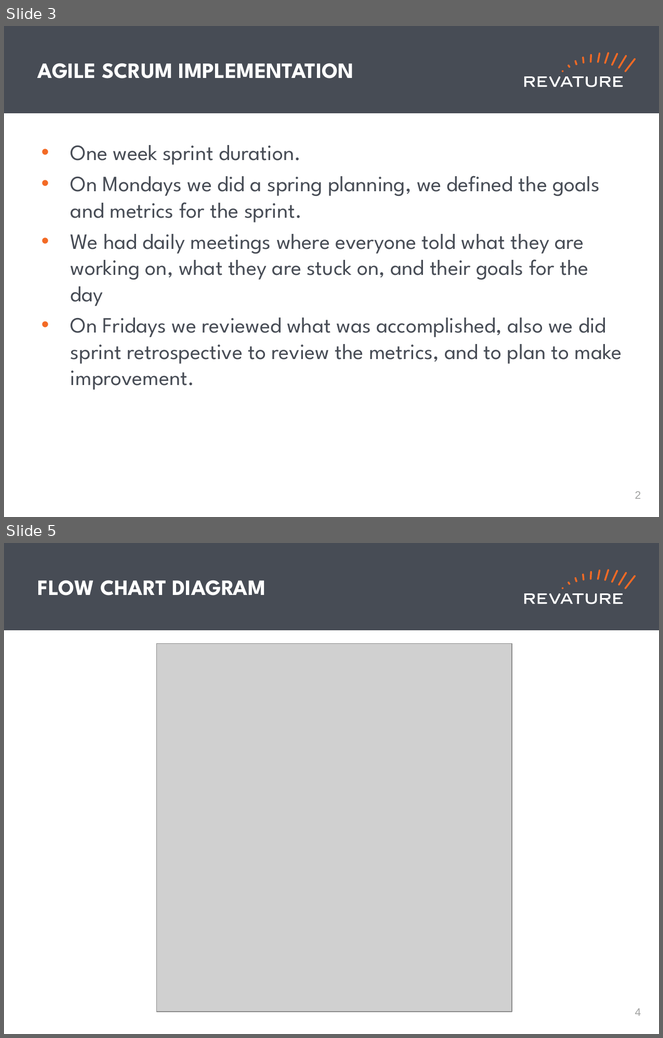
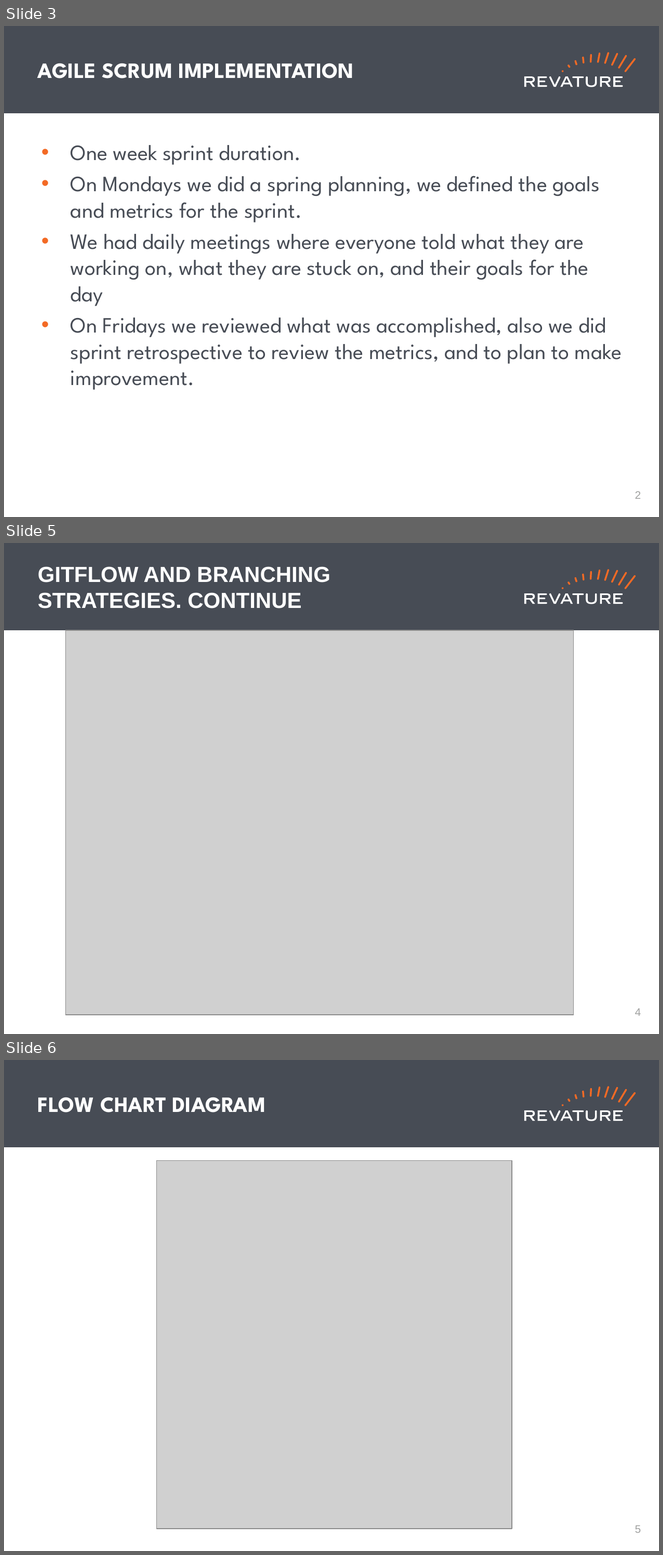
Before and after one commit to 221024-Java-React/Group-3-E-Commerce-App, a slide deck: ecommerce-presentation.pptx. Shown one above the other, each under a label of ours: slides 3 and 5 before the commit, slides 3, 5 and 6 after it; the slides between them are not shown. The pictures are 663x1038 and 663x1555 pixels, drawn with LibreOffice and Linux fonts; fonts in the diff are those of the drawing; grey boxes stand for pictures. Boxes give left, top, right and bottom in pixels: in the first picture for what was removed or moved away, otherwise in the second. Text is boxed around its words. In the diff, an @@ line names an element or a change of style, - is before the commit and + after.

```diff
--- a/ecommerce-presentation.pptx
+++ b/ecommerce-presentation.pptx
@@ slide 5 added at (4,543,659,1034), background #FFFFFF; not listed: 19 template elements that a slide beside it also shows @@
@@ title added at (38,566,331,609), 24 pt, text #FFFFFF, bold @@
+GITFLOW AND BRANCHING STRATEGIES. CONTINUE
@@ picture added at (65,630,574,1015) @@
@@ page number added at (635,1008,642,1016), 12 pt, text #A0A1A0 @@
+4
@@ what was slide 5 is now slide 6 @@
@@ page number at (635,1525,642,1533): text changed @@
-4
+5
```
Also in this commit, not shown: 3 slides changed, 12 other files.
